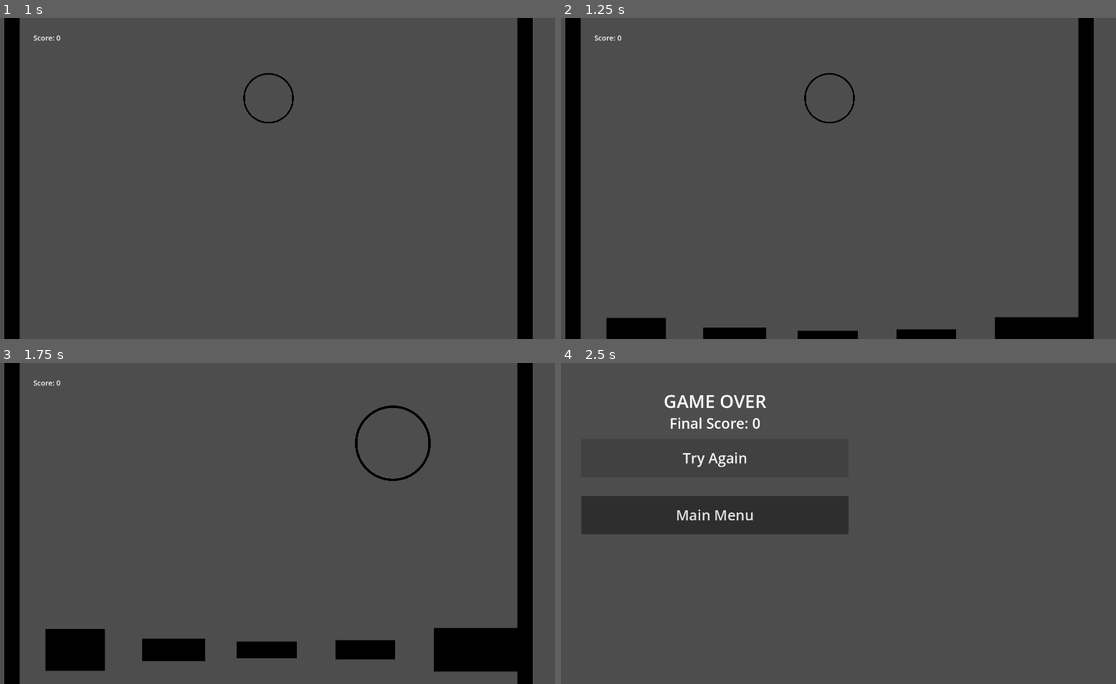
Above: before the commit, frames 1-4 (two rows, left to right).
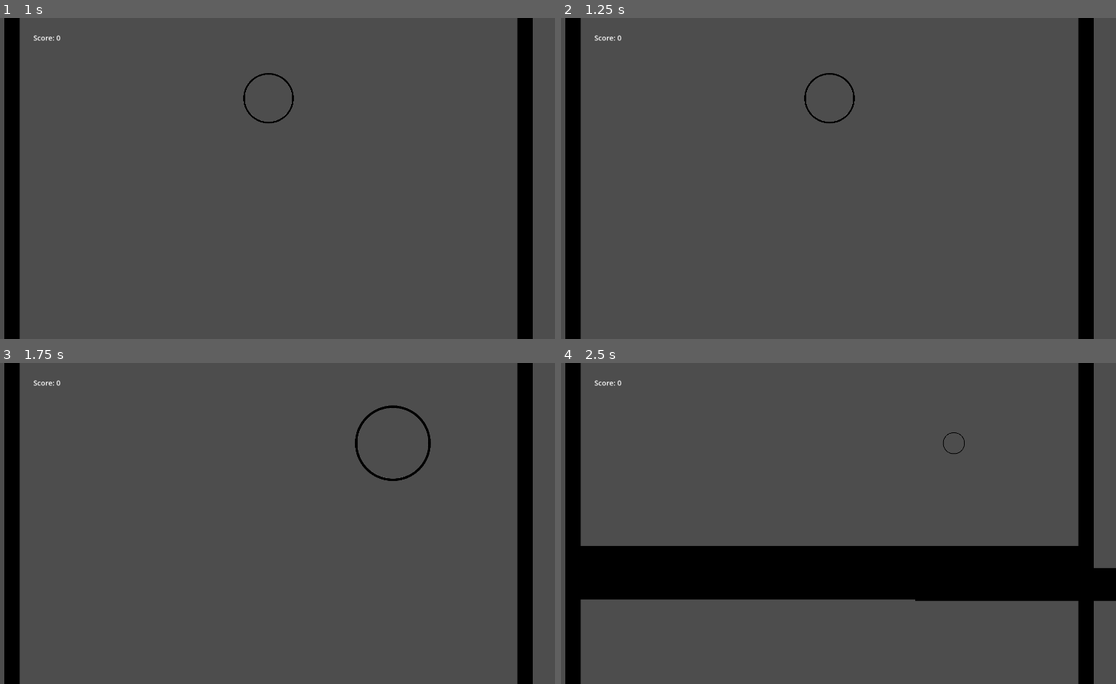
Above: after the commit, the same moments.

Repository: kylietmo/gmtk-2024-game
Game: Godot game, scene res://menus/start_screen/start_screen.tscn
Two runs of this game, one before a commit and one after it. Both use one fixed random seed, a clock stepped at 60 frames per second and the inputs below. Sound files missing from this copy of the repository are replaced by a short silence.
Inputs:
- Up to frame 1 (1 s): click "Start" at 0.5 s
- Up to frame 2 (1.25 s): no input
- Up to frame 3 (1.75 s): hold D (right) from 1.28 s (still down); tap 3 (size_large) at 1.35 s
- Up to frame 4 (2.5 s): release D (right) at 2.03 s; hold A (left) from 2.03 s (still down); tap 1 (size_small) at 2.1 s

Frame 1 is identical in both runs. In frame 2, 2.8% of the frame differs, in the area x 8-94%, y 93-100%; in frame 3, 5.6%; in frame 4, 28%, in the area x 0-100%, y 0-100%.

Commit message:
trying new platform gen updates

Diff:
--- a/src/entities/player/player.gd
+++ b/src/entities/player/player.gd
@@ -56,5 +56,5 @@
 	if body is BreakableObstacle and current_size == sizes.LARGE:
 		body.queue_free()
 		Globals.score += 1
-	else:
-		get_tree().change_scene_to_file("res://menus/game_over_screen/game_over_screen.tscn")
+	#else:
+		#get_tree().change_scene_to_file("res://menus/game_over_screen/game_over_screen.tscn")
--- a/src/game.gd
+++ b/src/game.gd
@@ -6,7 +6,8 @@
 @export var MAX_GAP_SIZE = 150
 @export var MIN_NUM_GAPS = 1
 @export var MAX_NUM_GAPS = 4
-@export var MIN_OBSTACLE_WIDTH = 200
+@export var MIN_OBSTACLE_WIDTH = 100
+@export var MAX_OBSTACLE_WIDTH = 500
 @export var MIN_OBSTACLE_HEIGHT = 50
 @export var MAX_OBSTACLE_HEIGHT = 150
 @export var PROBABILITY_OF_GAP = 0.3
@@ -60,83 +61,56 @@
 	time_until_next_spawn = rand
 
 func spawn_barrier_with_gaps() -> void:
+	print ("_______________")
 	var in_bounds_width = Globals.IN_BOUNDS_WIDTH
-	var bounds_center_pos_x =  in_bounds_width/2
 
-	var start_of_platform_x = -in_bounds_width/2
-	var x = start_of_platform_x
+	var x = Globals.LEFT_BARRIER_X
+	print("left barrier x: ", x)
+	print("right barrier x: ", Globals.RIGHT_BARRIER_X)
+	var is_gap_at_start = randf_range(0, 1) <= PROBABILITY_OF_GAP
+	if is_gap_at_start:
+		print("is gap at start!")
+		var gap_width = randi_range(MIN_GAP_SIZE, MAX_GAP_SIZE)
+		x = x + gap_width
 
-	var is_gap_at_start = randi_range(0, 10) % 2 == 0
-	if (is_gap_at_start):
-		var start_platform : Obstacle = obstacle_scene.instantiate()
-		var start_platform_size = 5
+	print ("starting x: ", x)
+	while x <= Globals.RIGHT_BARRIER_X:
+		print("---")
+		# draw first platform
+		print("drawing platform at: ", x)
+		var platform : Obstacle = obstacle_scene.instantiate()
+		var platform_width = randi_range(MIN_OBSTACLE_WIDTH, Globals.IN_BOUNDS_WIDTH - MIN_GAP_SIZE)
+		print("platform_width: ", platform_width)
+		var platform_height = randi_range(MIN_OBSTACLE_HEIGHT, MAX_OBSTACLE_HEIGHT)
 
-		start_platform.position.x = start_of_platform_x + (start_platform_size / 2)
-		start_platform.position.y = Globals.IN_BOUNDS_HEIGHT / 2 + OBSTACLE_SPAWN_OFFSET
-		var sprite : Sprite2D = start_platform.find_child("Sprite2D")
+		platform.position.x = x + (platform_width / 2)
+		platform.position.y = Globals.RIGHT_BARRIER_X + OBSTACLE_SPAWN_OFFSET
+
+		var sprite : Sprite2D = platform.find_child("Sprite2D")
 		var platform_sprite_width = sprite.texture.get_size().x
 		var platform_sprite_height = sprite.texture.get_size().y
 
-		start_platform.scale.x = start_platform_size / platform_sprite_width
-		start_platform.scale.y = start_platform_size / platform_sprite_height
+		platform.scale.x = platform_width / platform_sprite_width
+		platform.scale.y = platform_height / platform_sprite_height
 
-		obstacles.append(start_platform)
-		add_child(start_platform)
-		var gap_width = randi_range(MIN_GAP_SIZE, MAX_GAP_SIZE)
-
-		start_of_platform_x = x + gap_width
-		x = start_of_platform_x
-
-	while x <= in_bounds_width/2:
-		var is_start_of_gap = randf_range(0, 1) <= PROBABILITY_OF_GAP
-		var at_end_platform =  (in_bounds_width/2  - x) < MIN_OBSTACLE_WIDTH
-		if (at_end_platform):
-			var platform : Obstacle = obstacle_scene.instantiate()
-			var platform_width = in_bounds_width/2 - start_of_platform_x
-			var platform_height = randi_range(MIN_OBSTACLE_HEIGHT, MAX_OBSTACLE_HEIGHT)
-
-			platform.position.x = start_of_platform_x + (platform_width / 2)
-			platform.position.y = Globals.IN_BOUNDS_HEIGHT / 2 + OBSTACLE_SPAWN_OFFSET
-
-			var sprite : Sprite2D = platform.find_child("Sprite2D")
-			var platform_sprite_width = sprite.texture.get_size().x
-			var platform_sprite_height = sprite.texture.get_size().y
-
+		x = x + platform_width
+		var distance_to_right_barrier = Globals.RIGHT_BARRIER_X - platform_width
+		if (distance_to_right_barrier < MIN_GAP_SIZE):
+			print("need to just continuee the platform")
+			# We just need to extend this platform size
+			platform_width += distance_to_right_barrier
+			platform.position.x = x + (platform_width / 2)
 			platform.scale.x = platform_width / platform_sprite_width
-			platform.scale.y = platform_height / platform_sprite_height
 
 			obstacles.append(platform)
 			add_child(platform)
-			break
-		if (is_start_of_gap):
-			var platform : Obstacle = obstacle_scene.instantiate()
-			var platform_width = x - start_of_platform_x
-			var platform_height = randi_range(MIN_OBSTACLE_HEIGHT, MAX_OBSTACLE_HEIGHT)
+			return
 
-			if (platform_width < MIN_OBSTACLE_WIDTH):
-				x+= 1
-				continue
-
-			platform.position.x = start_of_platform_x + (platform_width / 2)
-			platform.position.y = Globals.IN_BOUNDS_HEIGHT / 2 + OBSTACLE_SPAWN_OFFSET
-
-			# TODO: add variable height
-			var sprite : Sprite2D = platform.find_child("Sprite2D")
-			var platform_sprite_width = sprite.texture.get_size().x
-			var platform_sprite_height = sprite.texture.get_size().y
-
-			platform.scale.x = platform_width / platform_sprite_width
-			platform.scale.y = platform_height / platform_sprite_height
-
-			var gap_width = randi_range(MIN_GAP_SIZE, MAX_GAP_SIZE)
-
-			start_of_platform_x = x + gap_width
-			x = start_of_platform_x
-			obstacles.append(platform)
-			add_child(platform)
-		else:
-			x+= 1
-
+		# draw gap after platform
+		print("drawing gap after platform")
+		var gap_width = randi_range(MIN_GAP_SIZE, MAX_GAP_SIZE)
+		print("gap_width: ", gap_width)
+		x = x + gap_width
 
 func spawn_breakable_obstacle() -> void:
 	var platform : BreakableObstacle = breakable_obstacle_scene.instantiate()
